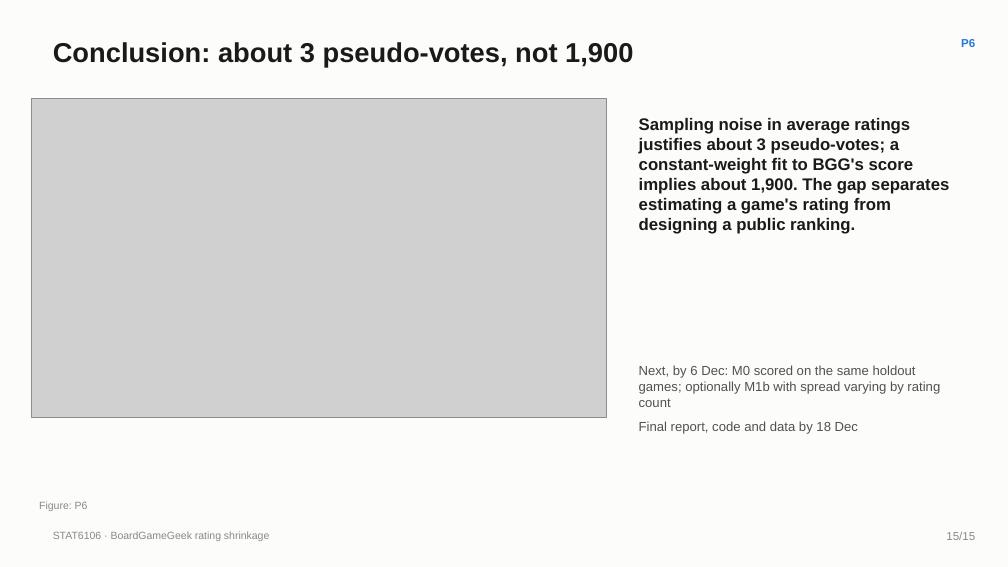
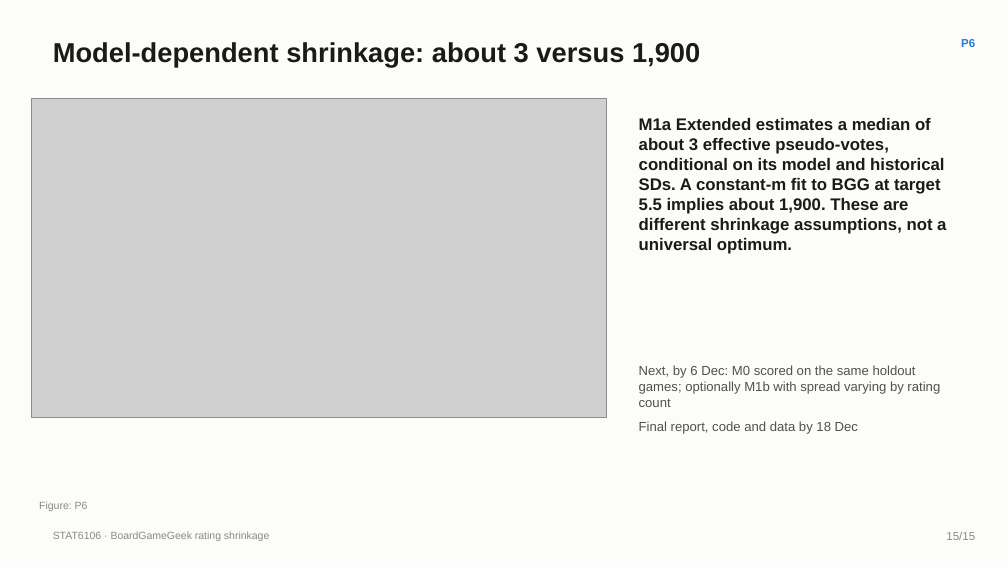
Before and after one commit to iwanttosleeeep/bayesian-boardgame-ratings, a slide deck: slide 15 of slides/Group_deck_draft.pptx. Drawn at 1008x567 pixels with LibreOffice and Linux fonts; fonts in the diff are those of the drawing; grey boxes stand for pictures. Boxes give left, top, right and bottom in pixels: in the first picture for what was removed or moved away, otherwise in the second. Text is boxed around its words. In the diff, an @@ line names an element or a change of style, - is before the commit and + after.

Commit message:
docs: align group deck wording and record reproduction validation

```diff
--- a/slides/Group_deck_draft.pptx
+++ b/slides/Group_deck_draft.pptx
@@ text at [53, 42, 700, 67]: text changed @@
-Conclusion: about 3 pseudo-votes, not 1,900
+Model-dependent shrinkage: about 3 versus 1,900
@@ text at [639, 118, 946, 254]: text changed @@
-Sampling noise in average ratings justifies about 3 pseudo-votes; a constant-weight fit to BGG's score implies about 1,900. The gap separates estimating a game's rating from designing a public ranking.
+M1a Extended estimates a median of about 3 effective pseudo-votes, conditional on its model and historical SDs. A constant-m fit to BGG at target 5.5 implies about 1,900. These are different shrinkage assumptions, not a universal optimum.
```
Also in this commit, not shown: 5 other slides changed, 6 other files.
